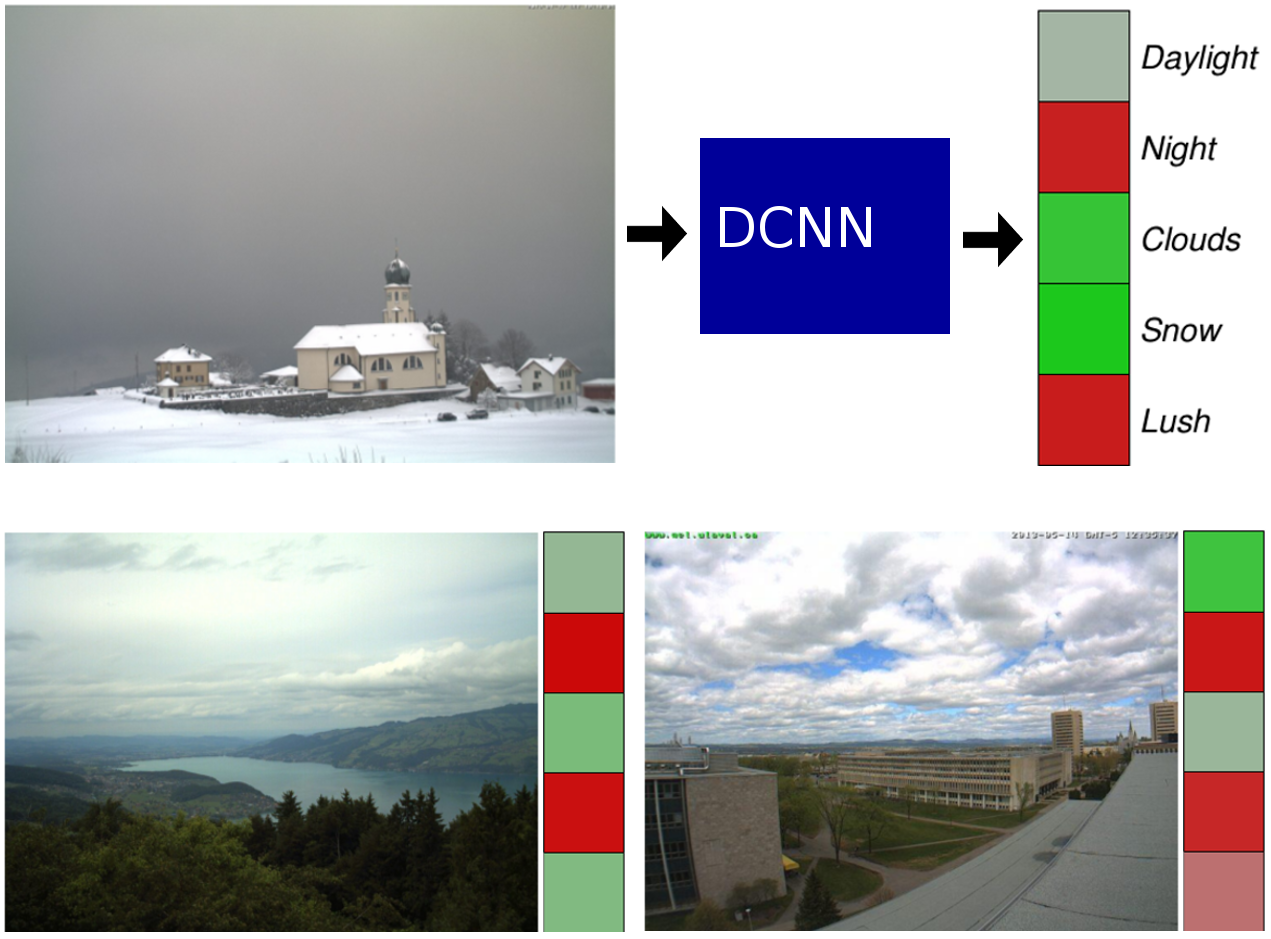
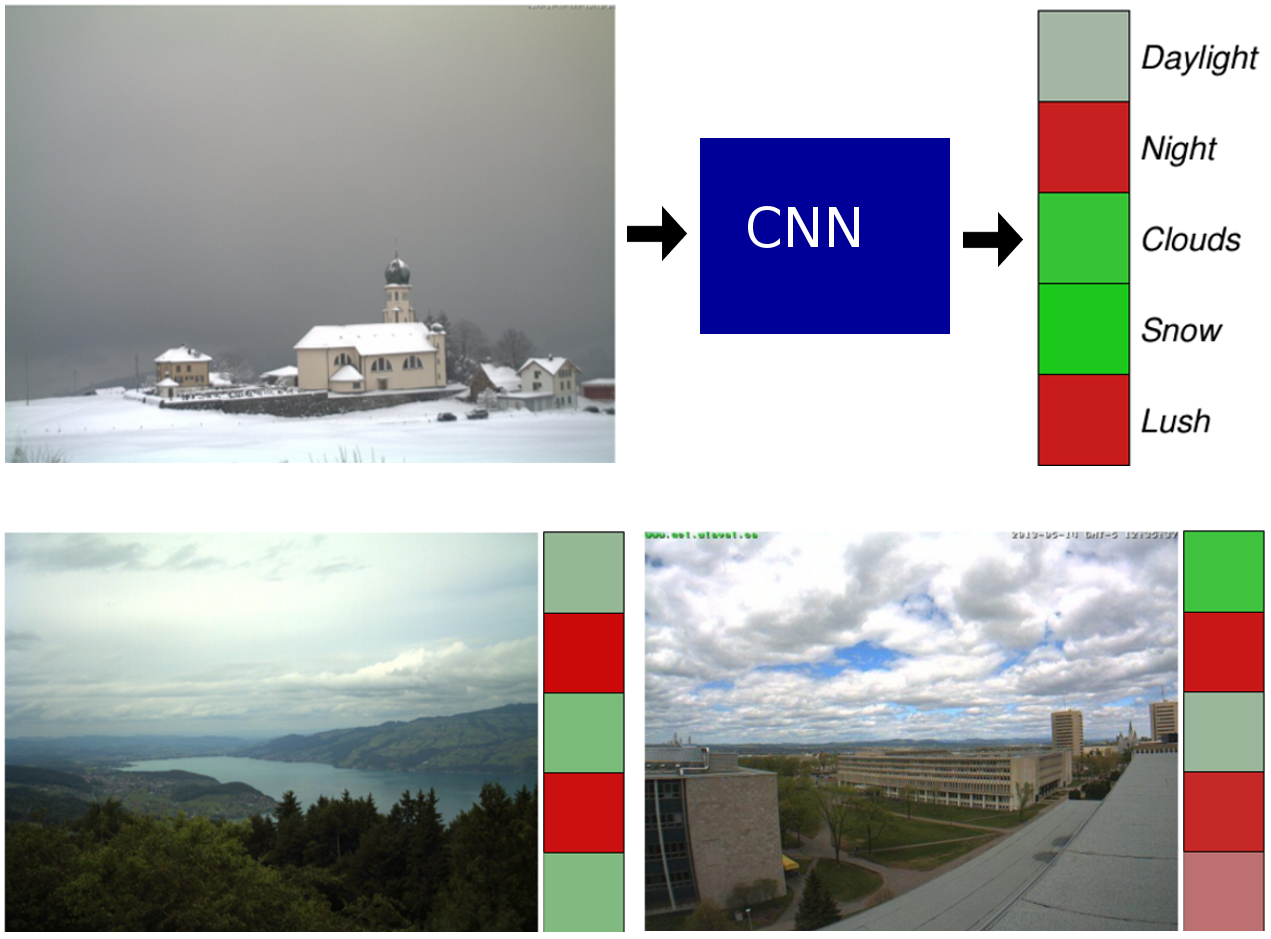
Before/after of a w=1271, h=939 layered artwork. What changed in the layer stack:
renamed "DCNN" to "CNN", painted on it over [720, 206, 871, 248]
